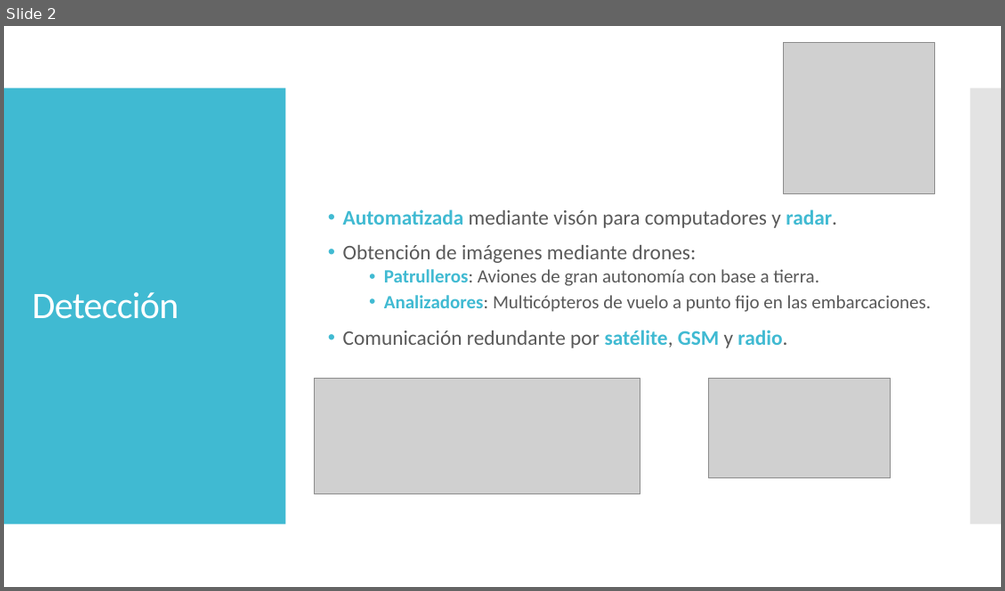
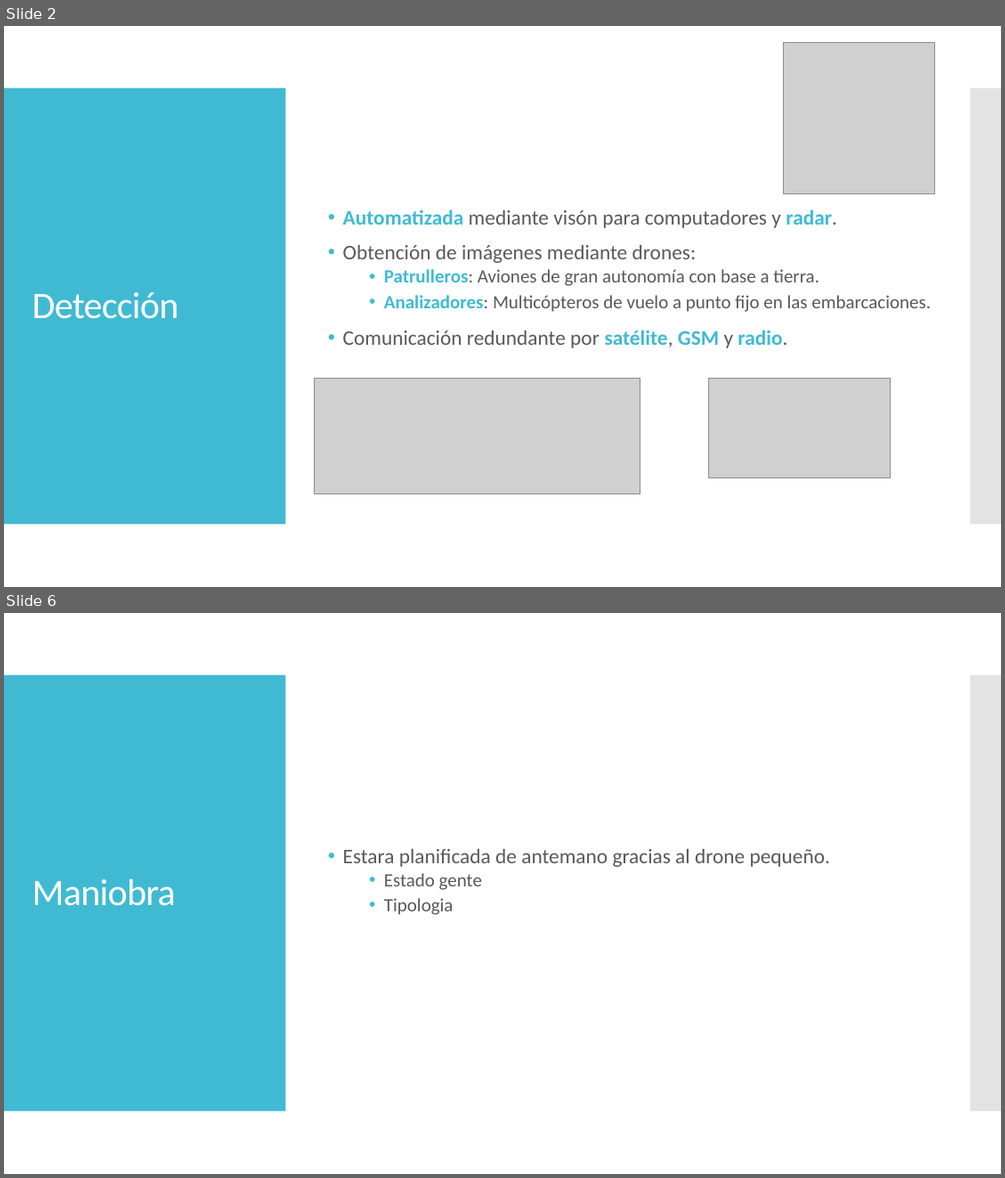
Before and after one commit to jaumecolom/hackeseiaat, a slide deck: PRESENTACION/Presentacion.pptx. Shown one above the other, each under a label of ours: slide 2 before the commit, slides 2 and 6 after it; the slides between them are not shown. The pictures are 1005x591 and 1005x1178 pixels, drawn with LibreOffice and Linux fonts; fonts in the diff are those of the drawing; grey boxes stand for pictures. Boxes give left, top, right and bottom in pixels: in the first picture for what was removed or moved away, otherwise in the second. Text is boxed around its words. In the diff, an @@ line names an element or a change of style, - is before the commit and + after.

```diff
--- a/PRESENTACION/Presentacion.pptx
+++ b/PRESENTACION/Presentacion.pptx
@@ slide 6 added at [4,613,1001,1174], background #FFFFFF; not listed: 2 template elements that a slide beside it also shows @@
@@ text added at [343,849,831,915], 20 pt, text #595959 @@
+• Estara planificada de antemano gracias al drone pequeño.
+  • Estado gente
+  • Tipologia
@@ title added at [32,879,176,906], 36 pt, text #FFFFFF @@
+Maniobra
```
Also in this commit, not shown: 1 slide changed, 5 other slides added, 4 slides removed.
